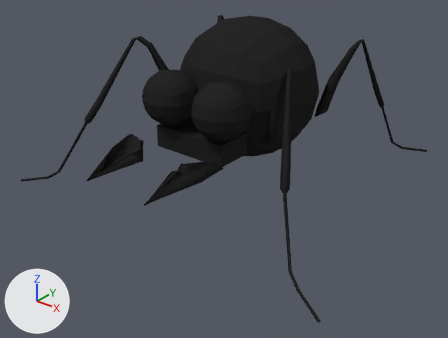
Two versions of the Blender file assets/actors/ant.blend, one commit apart.
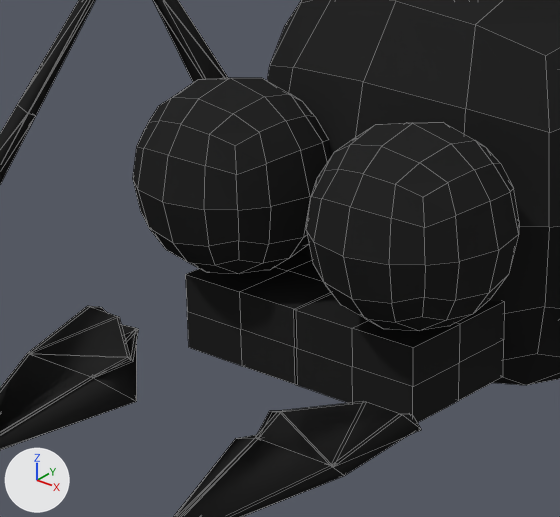
There are two pictures of each version: one whole from a 50 mm lens placed at (3.96, -4.98, 3.38), pointed at (-0.01, -0.02, 0.3), one close up on the part from 23% to 59% of the width and 14% to 57% of the height. Every picture has the same lights, and +X, +Y and +Z are marked at lower left. The older version's two pictures come first. The close-ups show mesh edges as thin lines.
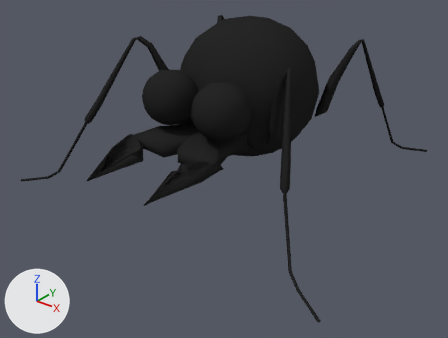
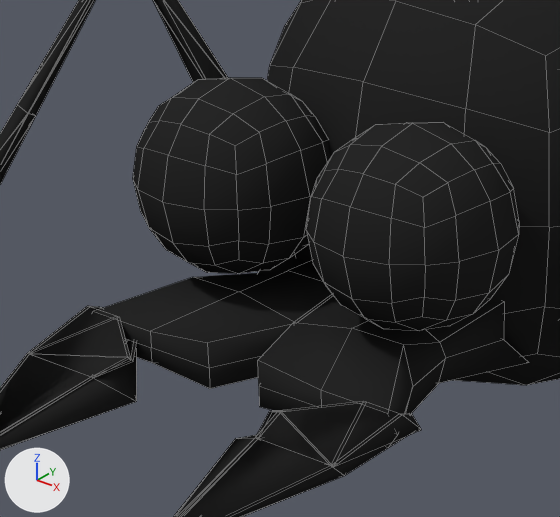
Changed parts and their boxes [x1, y1, x2, y2] in the close-ups (560 x 517 px):
'Ant', reshaped: before [0, 0, 504, 517]; after [0, 0, 529, 517]
part 1 of me_ant, built on: before [185, 252, 504, 423]; after [94, 255, 529, 437]

The change, as a list of edits to the scene's bpy script:
```text
Change me_ant:
    used by ob_ant; location = (0.0, 0.0, 0.788); rotation_euler = (0.0, 0.0, 3.142), in degrees (0, 0, 180); scale = (4.0, 4.0, 4.0)
    remove me_ant.from_pydata(...)  # 269 vertices, 462 faces; spans x -0.512..0.512, y -0.626..0.413, z -0.192..0.234
    add me_ant.from_pydata(...)  # 277 vertices, 470 faces; spans x -0.512..0.512, y -0.626..0.413, z -0.192..0.234
    me_ant part 1
    1 vertex is removed from x 0.054, y 0.157, z 0.002
    4 faces are deleted
    8 vertices move from x -0.001..0.11, y 0.051..0.157, z -0.028..0.032 to x -0.001..0.11, y 0.018..0.157, z -0.028..0.032
    9 vertices are added at x 0.024..0.15, y 0.223, z -0.014..0.022
    12 new faces join them
```
